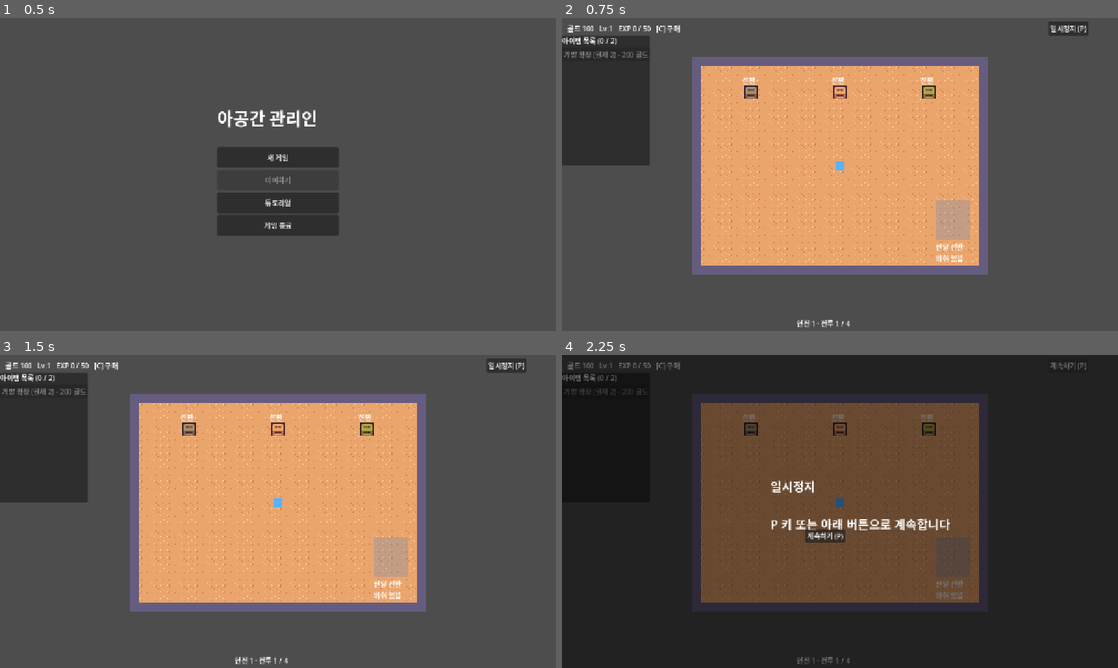
Above: before the commit, frames 1-4 (two rows, left to right).
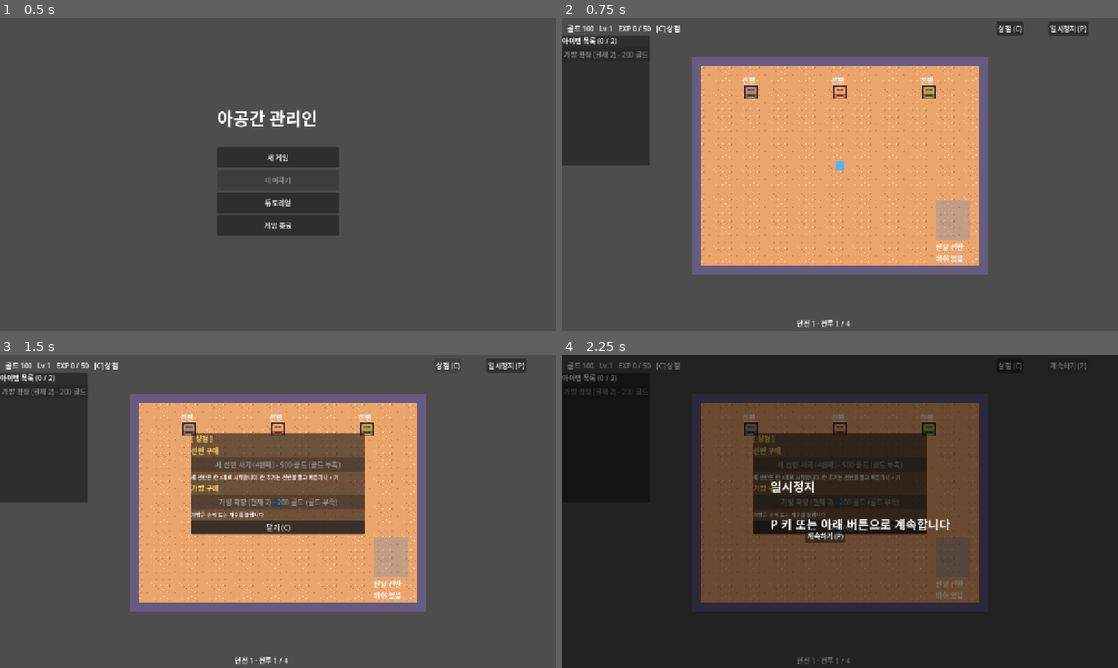
Above: after the commit, the same moments.

Repository: JaeyoungMyo/TheBetweenkeeper
Game: Godot game, scene res://scenes/main_menu.tscn
The game is run twice, just before and just after one commit, with the same random seed, the same clock (stepped at 60 frames per second) and the same inputs.
Inputs (mouse positions are in pixels of both pictures, inside the frame that each line leads up to):
- Up to frame 1 (0.5 s): no input
- Up to frame 2 (0.75 s): click "새 게임" at 0.5 s
- Up to frame 3 (1.5 s): click (450, 364) at 1.25 s, where only the run after the commit has a clickable "상점 (C)"
- Up to frame 4 (2.25 s): click "일시정지 (P)" at 2 s

Frame 1 is identical in both runs. In frame 2, 0.2% of the frame differs, in the area x 18-83%, y 1-6%; in frame 3, 10%, in the area x 18-83%, y 2-58%; in frame 4, 9.7%.

Commit message:
상점(C)에서 선반·가방 구매, 오른쪽 위 상점 버튼 추가, 아래 가방 버튼 제거, 튜토리얼에 가방 구매 단계 추가
Co-Authored-By: Claude Haiku 5.5 <noreply@anthropic.com>
Claude-Session: https://claude.ai/code/session_0121nzt2UG16d76XWYTLiz1b

Diff:
--- a/scripts/storage/tutorial_storage.gd
+++ b/scripts/storage/tutorial_storage.gd
@@ -155,13 +155,14 @@
 	# 6. 상점 퀘스트
 	s.append({"text": "[b]6. 상점 퀘스트[/b] 상점이 열렸어요! 요청 품목 [b]검[/b] 과 [b]투구[/b] 를 선반에서 꺼내서 [b]전달 선반[/b] 에 [b]Z[/b] 로 넣어 주세요. 팔리면 골드와 EXP 를 받을 수 있어요~", "enter": func() -> void: _ensure_on_shelf("sword"); _ensure_on_shelf("helmet"), "check": func() -> bool: return _sell_ok})
 	# 7. 선반 구매와 확장
-	s.append({"text": "[b]7. 선반 구매[/b] 튜토리얼 지원금 500골드를 드릴게요! [b]C[/b] 키로 메뉴를 열고 [b]새 선반 사기[/b] 를 눌러 보세요. (C 메뉴에서는 선반 구매만 할 수 있어요)", "enter": func() -> void: EconomyManager.add_gold(500), "check": func() -> bool: return room_shelves() >= 2})
+	s.append({"text": "[b]7. 선반 구매[/b] 튜토리얼 지원금 500골드를 드릴게요! [b]C[/b] 키 (또는 오른쪽 위 [b]상점[/b] 버튼) 로 상점을 열고 [b]새 선반 사기[/b] 를 눌러 보세요.", "enter": func() -> void: EconomyManager.add_gold(500), "check": func() -> bool: return room_shelves() >= 2})
+	s.append({"text": "[b]7. 가방 구매[/b] 상점에서 [b]가방 확장[/b] 도 살 수 있어요. 손에 드는 개수가 늘어나요! 골드가 남았으니 한번 눌러 보세요.", "check": func() -> bool: return ItemManager.bag_size >= 3})
 	s.append({"text": "[b]7. 칸 확장[/b] 선반 [b]앞[/b] 에서 [b]E[/b] 로 선반을 열고, 패널 맨 위 [b]칸 추가[/b] 버튼을 누르거나 [b]+[/b] 키를 눌러 주세요. 선반마다 따로 늘릴 수 있어요~", "check": func() -> bool: return shelves[0].state.slot_count > 3})
 	s.append({"info": true, "text": "[b]던전 흐름[/b] 던전은 전투 3~5회로 이루어져요. 전투가 끝날 때마다 아이템이 들어오니까, 바닥에 쌓이기 전에 선반에 정리해 주세요! 던전이 끝나면 [b]수면[/b] → [b]상점[/b] 순서로 진행돼요."})
 	s.append({"info": true, "text": "[b]실패와 게임오버[/b] 긴급 요청을 시간 안에 못 채우면 실패가 1 쌓여요. [b]실패 3번[/b] 이면 게임오버예요ㅠ 던전이나 상점이 끝날 때마다 자동 저장되니까, 메인 메뉴의 [b]이어하기[/b] 로 이어서 할 수 있어요."})
 	s.append({"info": true, "text": "[b]상점 구매와 무게[/b] 상점에서는 판매 후 골드로 아이템을 [b]구매[/b] 할 수 있고, 구매한 아이템은 바닥에 떨어져요. 골드가 모자라면 그 품목은 건너뛰어요. 선반 칸 하나는 무게 [b]12[/b] 까지만 들어가니까, 넘치면 다른 칸을 써 주세요!"})
-	s.append({"info": true, "text": "[b]가방, 일시정지, 설정[/b] 손에 드는 개수는 아이템 목록 아래 [b]가방 확장[/b] 으로 늘릴 수 있어요. [b]P[/b] 는 일시정지, [b]F2[/b] 는 설정(전체 화면)이에요~"})
-	s.append({"info": true, "text": "[b]조작 요약[/b] 이동 WASD · 줍기 X · 선반 열기 E (열면 이동이 잠겨요) · 선반 고르기 ↑↓ · 꺼내기 Enter · 넣기 1~3 · 내려놓기 Z · 칸 추가 + · 선반 구매 C · 일시정지 P · 설정 F2. 헷갈리면 언제든 다시 봐 주세요!"})
+	s.append({"info": true, "text": "[b]가방, 일시정지, 설정[/b] 손에 드는 개수는 상점([b]C[/b])의 [b]가방 확장[/b] 으로 늘릴 수 있어요. [b]P[/b] 는 일시정지, [b]F2[/b] 는 설정(전체 화면)이에요~"})
+	s.append({"info": true, "text": "[b]조작 요약[/b] 이동 WASD · 줍기 X · 선반 열기 E (열면 이동이 잠겨요) · 선반 고르기 ↑↓ · 꺼내기 Enter · 넣기 1~3 · 내려놓기 Z · 칸 추가 + · 상점 C · 일시정지 P · 설정 F2. 헷갈리면 언제든 다시 봐 주세요!"})
 	s.append({"info": true, "text": "[b]튜토리얼 완료![/b] 정말 잘했어요! 이제 메인 메뉴에서 [b]새 게임[/b] 을 눌러 시작해 봐요. 시작 버튼을 누르면 메인 메뉴로 돌아가요~"})
 	return s
 
--- a/scripts/ui/growth_ui.gd
+++ b/scripts/ui/growth_ui.gd
@@ -26,6 +26,16 @@
 	choice_panel.add_child(_choice_box)
 	choice_panel.hide()
 	add_child(choice_panel)
+	# 오른쪽 위 상점 버튼 (C 키와 같은 동작). 일시정지 버튼 왼쪽에 둔다
+	var shop_button := Button.new()
+	shop_button.name = "shop-open-button"
+	shop_button.text = "상점 (C)"
+	shop_button.position = Vector2(1000, 8)
+	shop_button.focus_mode = Control.FOCUS_NONE
+	shop_button.pressed.connect(func() -> void:
+		if not get_tree().paused:
+			toggle_menu())
+	add_child(shop_button)
 	EconomyManager.gold_changed.connect(_on_gold_changed)
 	EconomyManager.exp_changed.connect(_on_exp_changed)
 	EconomyManager.level_up.connect(_on_level_up)
@@ -38,7 +48,7 @@
 
 
 func refresh_hud() -> void:
-	hud.text = "골드 %d   Lv.%d   EXP %d / %d   [C] 구매" % [EconomyManager.gold(), EconomyManager.level, EconomyManager.exp_points, EconomyManager.exp_to_next()]
+	hud.text = "골드 %d   Lv.%d   EXP %d / %d   [C] 상점" % [EconomyManager.gold(), EconomyManager.level, EconomyManager.exp_points, EconomyManager.exp_to_next()]
 
 
 func toggle_menu() -> void:
@@ -49,14 +59,19 @@
 
 func _fill_menu() -> void:
 	_clear(_menu_box)
-	# C 메뉴는 선반 구매만 다룬다. 칸 추가는 선반을 열어서 (버튼 또는 + 키)
-	_section("[ 선반 구매 ]")
+	# 상점 (C): 선반과 가방을 산다. 칸 추가는 선반을 열어서 (버튼 또는 + 키)
+	_section("[ 상점 ]")
+	_section("선반 구매")
 	var n := room.shelves.size()
 	if n >= EconomyManager.config["shelf_prices"].size() + 1:
 		_info("새 선반: 최대 %d개입니다" % n)
 	else:
 		_buy_button("새 선반 사기 (%d번째)" % (n + 1), EconomyManager.shelf_price(n), func() -> void: room.buy_shelf())
 		_info("새 선반은 칸 3개로 시작합니다. 칸 추가는 선반을 열고 버튼이나 + 키")
+	_section("가방 구매")
+	var bag_price := EconomyManager.bag_price(ItemManager)
+	_buy_button("가방 확장 (현재 %d)" % ItemManager.bag_size, bag_price, func() -> void: EconomyManager.buy_bag(ItemManager))
+	_info("가방은 손에 드는 개수를 늘립니다")
 	var close := Button.new()
 	close.name = "menu-close-button"
 	close.text = "닫기 (C)"
--- a/scripts/ui_dungeon/dungeon_ui.gd
+++ b/scripts/ui_dungeon/dungeon_ui.gd
@@ -32,7 +32,6 @@
 var _shop_close_timer := 0.0
 var _shop_pending := 0.0
 var _visit_label: Label
-var _shop_bag_button: Button
 var _shelf_hint: Label
 
 
@@ -217,8 +216,6 @@
 		shop.buy_finished.connect(_on_buy_finished)
 	_shop_active = true
 	_shop_close_timer = 0.0
-	_shop_bag_button.visible = true
-	_refresh_shop_bag_button()
 	var override: Dictionary = room.sell_override() if room.has_method("sell_override") else {}
 	shop.open(override)
 	if shop.quests.is_active():
@@ -229,7 +226,6 @@
 func _process_shop(delta: float) -> void:
 	shop.tick(delta)
 	_zone_label.text = "전달 선반\n" + _summary()
-	_refresh_shop_bag_button()
 	_refresh_quest()
 	if shop.state == ShopFlow.State.DONE:
 		_shop_close_timer -= delta
@@ -272,26 +268,9 @@
 
 
 ## 상점 종료 후 다음 던전을 시작한다
-## 상점의 가방 확장 버튼: 현재 가방 크기와 가격 표시. 최대이거나 골드가 부족하면 누를 수 없다
-func _refresh_shop_bag_button() -> void:
-	var price := EconomyManager.bag_price(ItemManager)
-	var text := "가방 확장 (현재 %d) - %s" % [ItemManager.bag_size, "최대" if price < 0 else "%d 골드" % price]
-	_shop_bag_button.text = text
-	_shop_bag_button.disabled = price < 0 or price > EconomyManager.gold()
-
-
-func _on_shop_bag_pressed() -> void:
-	if EconomyManager.buy_bag(ItemManager):
-		room.show_message("가방이 늘어났어요! 이제 %d개까지 들 수 있어요" % ItemManager.capacity())
-	else:
-		room.show_message("가방을 늘릴 수 없어요 (골드 부족 또는 최대)")
-	_refresh_shop_bag_button()
-
-
 func _finish_shop() -> void:
 	shop.close()
 	_shop_active = false
-	_shop_bag_button.visible = false
 	if tutorial_mode:
 		_running = false
 		tutorial_shop_done.emit()
@@ -338,16 +317,6 @@
 	_zone_label.autowrap_mode = TextServer.AUTOWRAP_WORD_SMART
 	_zone_label.mouse_filter = Control.MOUSE_FILTER_IGNORE
 	add_child(_zone_label)
-	# 상점 중에만 보이는 가방 확장 버튼 (운반 개수 증가)
-	_shop_bag_button = Button.new()
-	_shop_bag_button.name = "shop-bag-button"
-	# 방 오른쪽 빈 곳 (튜토리얼 안내창과 겹치지 않게)
-	_shop_bag_button.position = Vector2(990, 380)
-	_shop_bag_button.custom_minimum_size = Vector2(260, 0)
-	_shop_bag_button.focus_mode = Control.FOCUS_NONE
-	_shop_bag_button.visible = false
-	_shop_bag_button.pressed.connect(_on_shop_bag_pressed)
-	add_child(_shop_bag_button)
 
 
 ## 큰 글씨 알림 (약 2초 표시 후 사라짐). 퀘스트 발생을 놓치지 않도록 한다
--- a/tests/integration/test_shop_bag.gd
+++ b/tests/integration/test_shop_bag.gd
@@ -1,33 +1,36 @@
-# 상점에서 가방 확장: 상점 중에만 버튼이 보이고, 누르면 골드를 내고 가방이 늘어난다
+# 상점 (C): 가방 확장 구매. 골드가 충분하면 누를 수 있고, 누르면 골드를 내고 가방이 늘어난다
 extends TestBase
 
 var tree: SceneTree
 
 
-func test_shop_bag_button_expands_bag() -> void:
-	root_reset()
+func _find_button(node: Node, text: String):
+	if node is Button and node.text.begins_with(text):
+		return node
+	for c in node.get_children():
+		var r = _find_button(c, text)
+		if r != null:
+			return r
+	return null
+
+
+func test_shop_menu_buys_bag() -> void:
+	SaveService.delete_save()
 	var room = load("res://scenes/storage/tutorial_storage.tscn").instantiate()
 	room.auto_return = false
 	tree.root.add_child(room)
 	await tree.process_frame
-	var ui = room.find_child("DungeonUi", true, false)
-	expect(ui != null, "dungeon ui present")
-	expect(not ui._shop_bag_button.visible, "bag button hidden outside the shop")
-	ui._open_shop()
-	expect(ui._shop_bag_button.visible, "bag button shown during the shop")
+	var growth = room.get_node("GrowthUi")
+	expect(growth.get_node_or_null("shop-open-button") != null or growth.find_child("shop-open-button", true, false) != null, "top-right shop button exists")
+	growth._fill_menu()
+	var bag_button = _find_button(growth.menu, "가방 확장")
+	expect(bag_button != null, "bag purchase is in the shop menu")
 	var before := ItemManager.bag_size
 	EconomyManager.add_gold(1000)
-	ui._refresh_shop_bag_button()
-	expect(not ui._shop_bag_button.disabled, "bag button enabled with enough gold")
+	growth._fill_menu()
+	bag_button = _find_button(growth.menu, "가방 확장")
 	var gold_before := EconomyManager.gold()
-	ui._on_shop_bag_pressed()
+	bag_button.pressed.emit()
 	expect(ItemManager.bag_size == before + 1, "bag grows by one (%d -> %d)" % [before, ItemManager.bag_size])
 	expect(EconomyManager.gold() < gold_before, "bag price is paid")
-	ui._finish_shop()
-	expect(not ui._shop_bag_button.visible, "bag button hidden after the shop")
 	room.free()
-
-
-func root_reset() -> void:
-	ItemManager.reset_run() if ItemManager.has_method("reset_run") else null
-	EconomyManager.reset_run() if EconomyManager.has_method("reset_run") else null
Not shown, changed: aidlc-docs/audit.md
